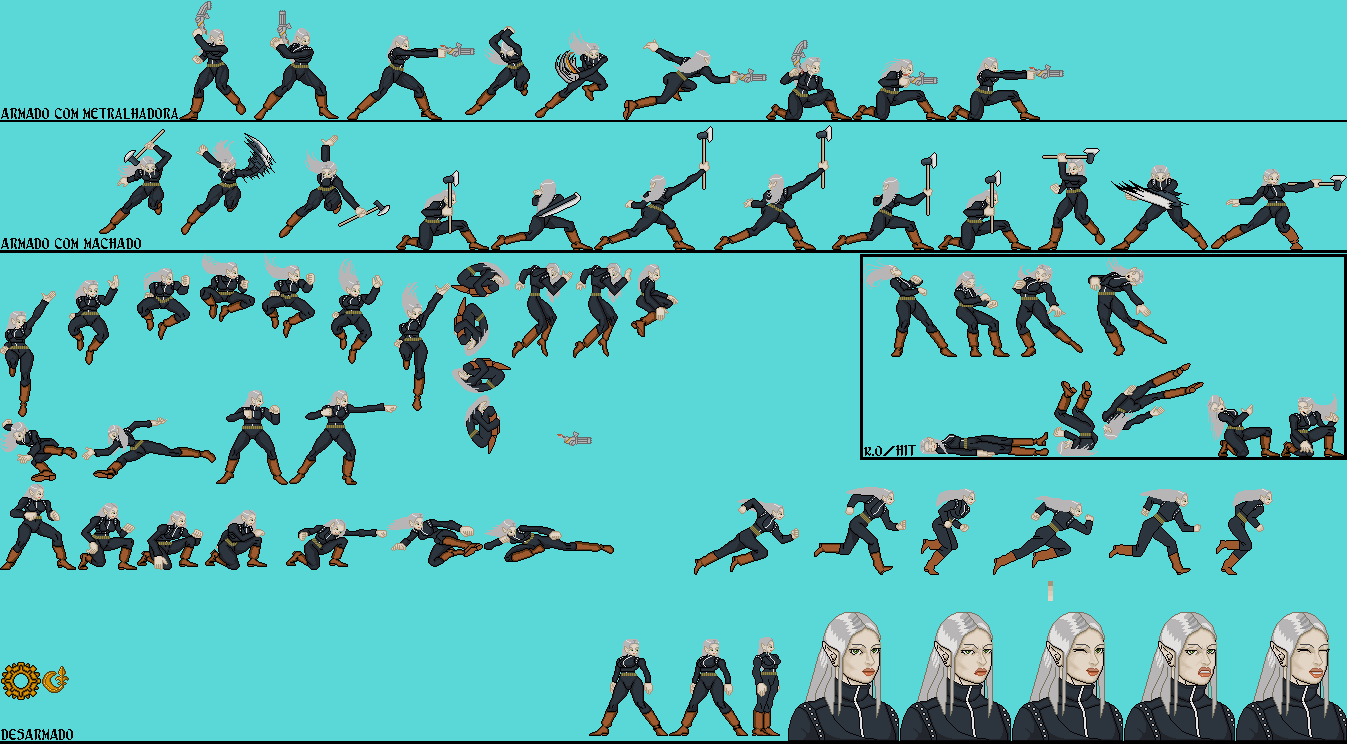
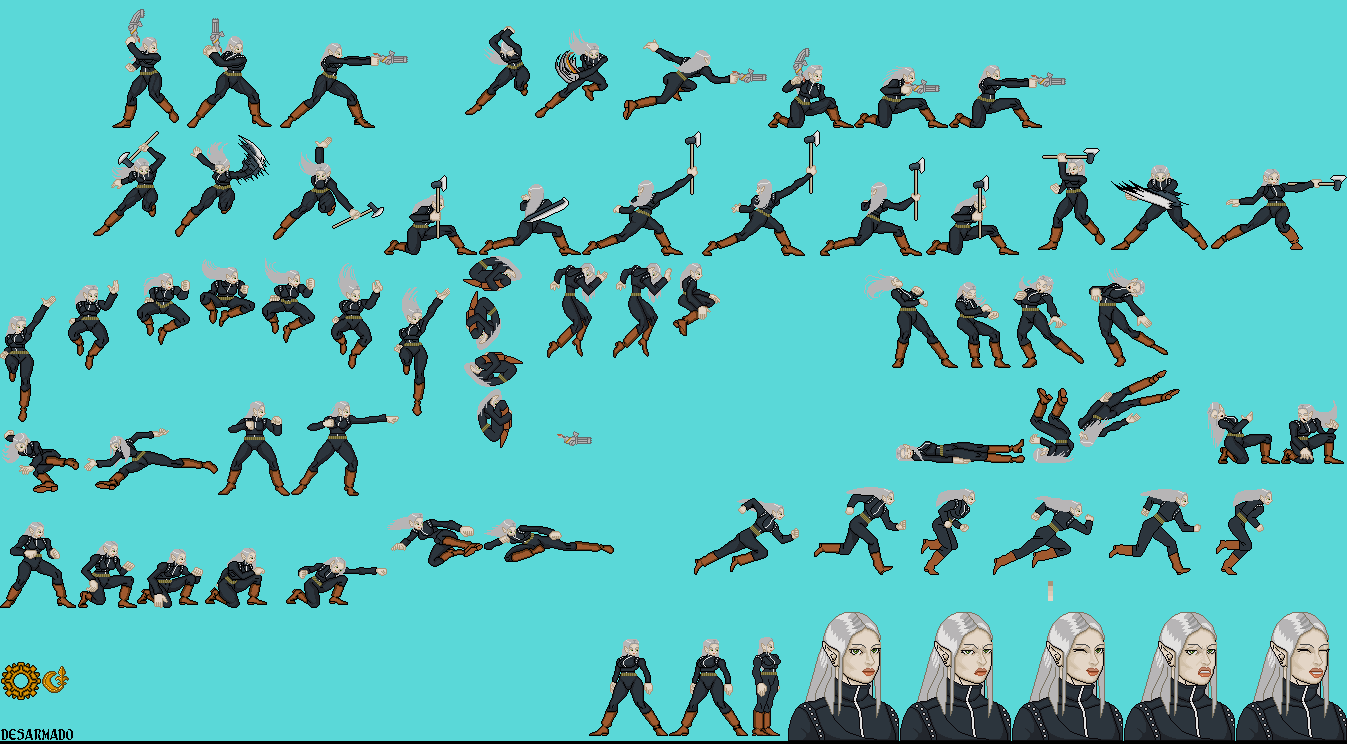
Layer changes from the first 1347px x 744px image to the second:
painted on "arma Mescladas" (1st of 15, in "Usando metralhadora") over (428, 40, 940, 128)
hid "Copiar de Pintar camada 3" (1st of 3, in "Usando metralhadora"), painted on it over (0, 64, 1347, 192)
painted on "arma Mescladas" (2nd of 15, in "Usando metralhadora") over (236, 10, 1132, 192)
painted on "arma Mescladas" (3rd of 15, in "Usando metralhadora") over (44, 1, 1196, 192)
painted on "arma Mescladas" (4th of 15, in "Usando machado") over (0, 128, 1347, 256)
painted on "arma Mescladas" (5th of 15, in "Usando machado") over (300, 64, 1068, 320)
painted on "arma Mescladas" (6th of 15, in "Usando machado") over (0, 128, 1260, 320)
hid "com machado", painted on it over (0, 192, 1347, 320)
painted on "arma Mescladas" (7th of 15, in "Hit") over (0, 384, 1347, 576)
painted on "arma Mescladas" (8th of 15, in "Hit") over (172, 256, 1260, 448)
hid "Copiar de Pintar camada 3" (2nd of 3, in "Hit") over (0, 192, 1347, 512)
painted on "K.O" over (108, 320, 1260, 576)
painted on "arma Mescladas" (9th of 15, in "Desarmado") over (860, 384, 1347, 464)
painted on "arma Mescladas" (10th of 15, in "Desarmado") over (0, 448, 1347, 608)
painted on "arma Mescladas" (11th of 15, in "Desarmado") over (0, 384, 1347, 576)
painted on "arma Mescladas" (12th of 15, in "Desarmado") over (0, 192, 1347, 512)
painted on "wall jump Mescladas" over (402, 192, 914, 461)
painted on "Dash" over (333, 410, 973, 602)
painted on "Pintar camada 1" (2nd of 3) over (570, 200, 762, 358)
painted on "Copiar de climb" over (568, 263, 720, 358)
painted on "climb" over (504, 256, 888, 384)
painted on "Copiar de Mork face" (3rd of 4, in "Faces dos dialogos") over (0, 576, 348, 608)
painted on "Copiar de Mork face" (4th of 4, in "Faces dos dialogos") over (172, 576, 348, 608)
painted on "Background" over (0, 1, 1347, 608)
